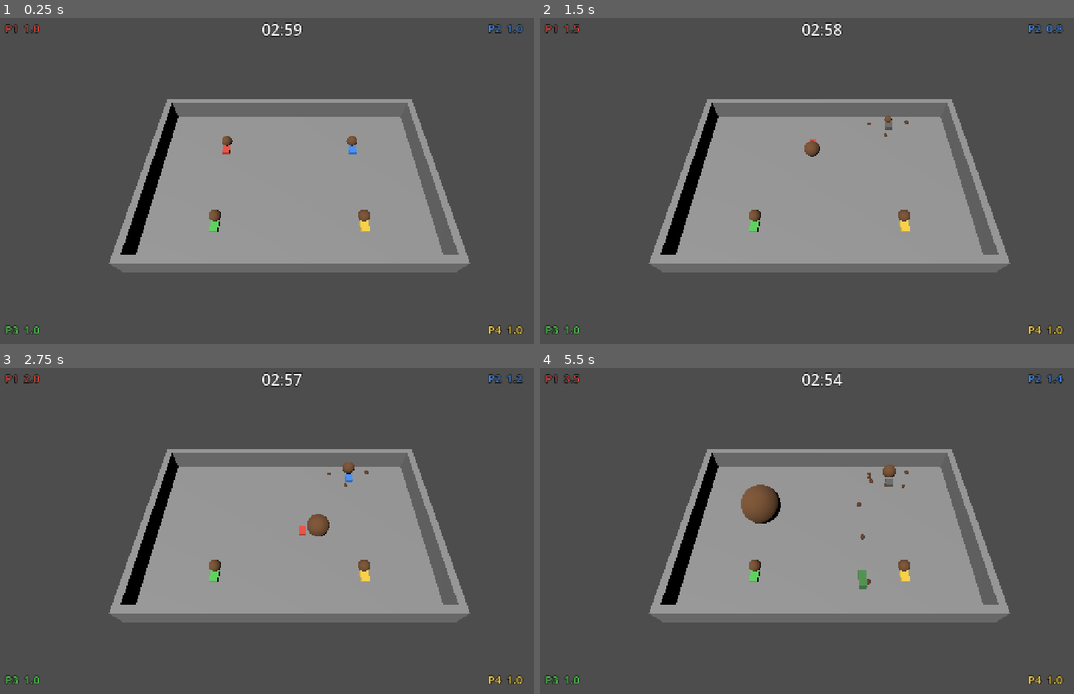
Above: before the commit, frames 1-4 (two rows, left to right).
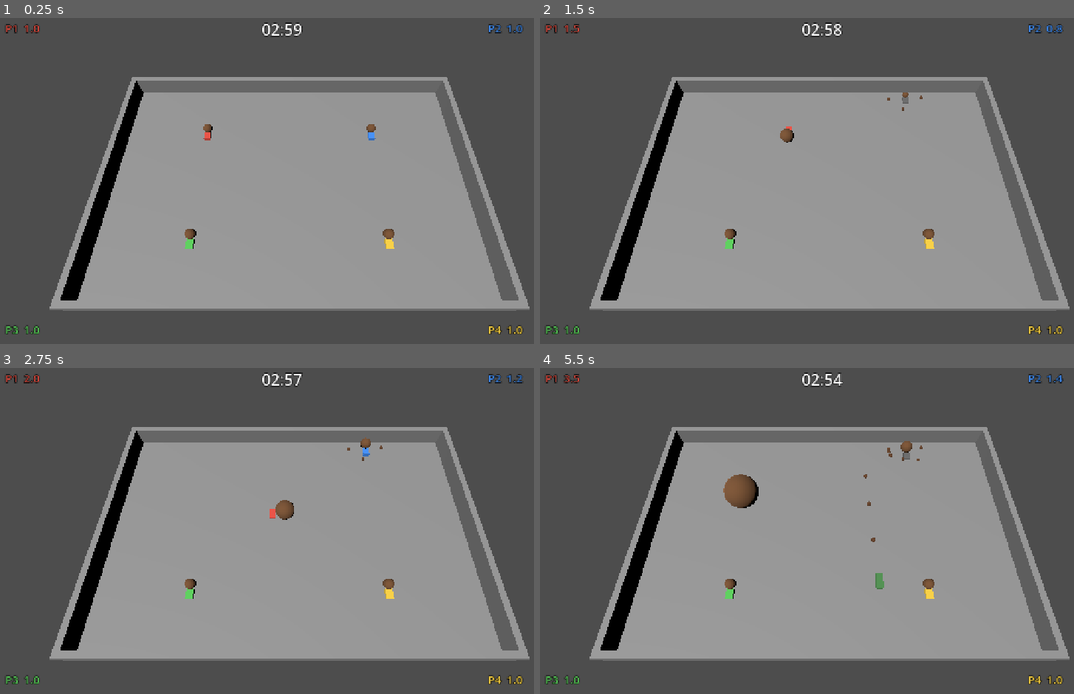
Above: after the commit, the same moments.

Repository: creeamsoda/Funcorogashi
Game: Godot game, scene res://scenes/Game.tscn
The game is run twice, just before and just after one commit, with the same random seed, the same clock (stepped at 60 frames per second) and the same inputs.
Inputs:
- Up to frame 1 (0.25 s): no input
- Up to frame 2 (1.5 s): tap Enter at 0.5 s; hold Right 0.53-1.28 s; tap Shift at 0.6 s; tap Space at 0.77 s; hold Down from 1.28 s (still down); tap 1 at 1.35 s
- Up to frame 3 (2.75 s): tap Space at 1.52 s; release Down at 2.03 s; hold Right from 2.03 s (still down); tap 2 at 2.1 s
- Up to frame 4 (5.5 s): release Right at 2.78 s; hold Up 2.78-3.53 s; tap 3 at 2.85 s; tap Space at 3.02, 3.77, 4.52 s; hold Left 3.53-5.03 s; tap 4 at 3.6 s; tap Shift at 4.35 s; hold Down from 5.03 s (still down); tap 1 at 5.1 s

The runs differ from the first frame. In frame 1, 28% of the frame differs, in the area x 9-100%, y 18-90%; in frame 2, 28%; in frame 3, 28%; in frame 4, 29%.

Commit message:
ステージ1.5倍とカメラ画角の調整
- Stage.STAGE_SIZE を 36x24 に(1.5倍)。連動してアリーナ境界(player)・
  動物基準(animal HX/HZ)・プレイヤー初期配置(game_manager)を更新
- カメラを中心から半径≈30・角度62°の見下ろしに(場外余白を抑制)
- カメラ調整用シーン tests/CameraFrame(引数 --camy/--camz) を追加
- drop_bounds_check を新寸法(18x12)に対応

Co-Authored-By: Claude Opus 4.8 <noreply@anthropic.com>

Diff:
--- /dev/null
+++ b/scenes/tests/CameraFrame.tscn
@@ -0,0 +1,6 @@
+[gd_scene load_steps=2 format=3]
+
+[ext_resource type="Script" path="res://scripts/tests/camera_frame.gd" id="1"]
+
+[node name="CameraFrame" type="Node3D"]
+script = ExtResource("1")
--- a/scripts/animals/animal.gd
+++ b/scripts/animals/animal.gd
@@ -3,8 +3,8 @@
 ## 動物の共通基底。ステージ内寸(HX,HZ)とドロップ処理を持つ。
 ## ドロップは group "dung_container" のノードへ生成(無ければ自分の親)。
 
-const HX := 12.0
-const HZ := 8.0
+const HX := 18.0
+const HZ := 12.0
 
 func drop_pickup(world_pos: Vector3, sz: float) -> void:
 	var parent := _dung_parent()
--- a/scripts/game_manager.gd
+++ b/scripts/game_manager.gd
@@ -7,7 +7,7 @@
 signal match_ended(results: Array)
 
 const SPAWN_SPOTS := [
-	Vector3(-6, 0, -4), Vector3(6, 0, -4), Vector3(-6, 0, 4), Vector3(6, 0, 4),
+	Vector3(-9, 0, -6), Vector3(9, 0, -6), Vector3(-9, 0, 6), Vector3(9, 0, 6),
 ]
 
 var players: Array[Player] = []
--- a/scripts/player.gd
+++ b/scripts/player.gd
@@ -29,8 +29,8 @@
 const ARROWS_DASH_KEY := KEY_SLASH
 const WASD_DASH_KEY := KEY_SHIFT
 ## アリーナ内寸(Stage.STAGE_SIZE の半分に一致)。ドロップを場外に出さないために使用。
-const ARENA_HX := 12.0
-const ARENA_HZ := 8.0
+const ARENA_HX := 18.0
+const ARENA_HZ := 12.0
 const DROP_MARGIN := 0.6
 
 @export var player_id: int = 0
--- a/scripts/stage.gd
+++ b/scripts/stage.gd
@@ -2,7 +2,7 @@
 ## ステージ: 長方形の床 + 周囲4壁 + 全体俯瞰カメラ + ライト。
 ## すべてコード生成(primitivesのみ)。壁は "wall" グループに入れる(突進の壁判定用)。
 
-const STAGE_SIZE := Vector2(24.0, 16.0)  ## 内寸 (x, z)
+const STAGE_SIZE := Vector2(36.0, 24.0)  ## 内寸 (x, z)。1.5倍。※player/animalの境界と一致必須
 const WALL_HEIGHT := 2.0
 const WALL_THICK := 0.6
 const FLOOR_THICK := 0.5
@@ -64,7 +64,7 @@
 	var cam := Camera3D.new()
 	cam.name = "Camera3D"
 	add_child(cam)
-	cam.position = Vector3(0, 22, 15)
+	cam.position = Vector3(0, 26.49, 14.08) # 中心から半径≈30・角度62°の見下ろし(円周上で角度のみ調整)
 	cam.look_at(Vector3.ZERO, Vector3.UP)
 	cam.fov = 60.0
 
--- /dev/null
+++ b/scripts/tests/camera_frame.gd
@@ -0,0 +1,38 @@
+extends Node3D
+## カメラ画角の調整用シーン。ステージ+4人+オランウータン(近い南外)を置き、
+## 起動引数 --camy / --camz でカメラ位置を差し替えて見え方を比較する。
+##   例: -- --camy=26 --camz=18
+
+const SPOTS := [Vector3(-9, 0, -6), Vector3(9, 0, -6), Vector3(-9, 0, 6), Vector3(9, 0, 6)]
+
+func _ready() -> void:
+	add_child(load("res://scenes/Stage.tscn").instantiate())
+	var dung := Node3D.new()
+	dung.add_to_group("dung_container")
+	add_child(dung)
+
+	for i in 4:
+		var p: Player = (load("res://scenes/Player.tscn") as PackedScene).instantiate()
+		p.player_id = i
+		p.input_device = 9999
+		add_child(p)
+		p.global_position = SPOTS[i]
+
+	var ora := load("res://scenes/animals/Orangutan.tscn").instantiate() as Node3D
+	add_child(ora)
+	ora.position = Vector3(0, 1.4, 15) # 南の壁外(手前)に固定
+
+	var camy := 26.0
+	var camz := 16.0
+	for a in OS.get_cmdline_user_args():
+		if a.begins_with("--camy="):
+			camy = float(a.trim_prefix("--camy="))
+		elif a.begins_with("--camz="):
+			camz = float(a.trim_prefix("--camz="))
+
+	var cam := Camera3D.new()
+	add_child(cam)
+	cam.position = Vector3(0, camy, camz)
+	cam.look_at(Vector3.ZERO, Vector3.UP)
+	cam.fov = 60.0
+	cam.make_current()
--- a/scripts/tests/drop_bounds_check.gd
+++ b/scripts/tests/drop_bounds_check.gd
@@ -17,7 +17,7 @@
 	p.player_id = 0
 	p.input_device = 9999
 	add_child(p)
-	p.global_position = Vector3(11.0, 0, 5.0) # 東の壁ぎわ
+	p.global_position = Vector3(17.0, 0, 8.0) # 東の壁ぎわ(アリーナ18x12)
 	p.facing = Vector3(1, 0, 0)
 	await get_tree().physics_frame
 	await get_tree().physics_frame
@@ -35,7 +35,7 @@
 		if c is DungPickup:
 			count += 1
 			var pos: Vector3 = c.global_position
-			if absf(pos.x) > 12.01 or absf(pos.z) > 8.01:
+			if absf(pos.x) > 18.01 or absf(pos.z) > 12.01:
 				all_inside = false
 			var dist := Vector2(pos.x - origin.x, pos.z - origin.z).length()
 			nearest = minf(nearest, dist)
Not shown, added: scripts/tests/camera_frame.gd.uid
